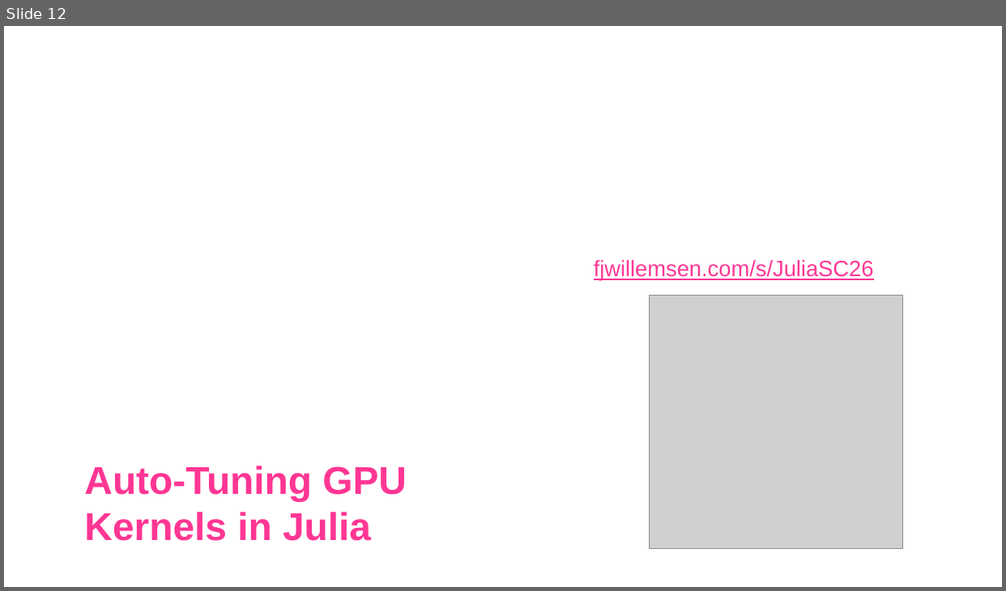
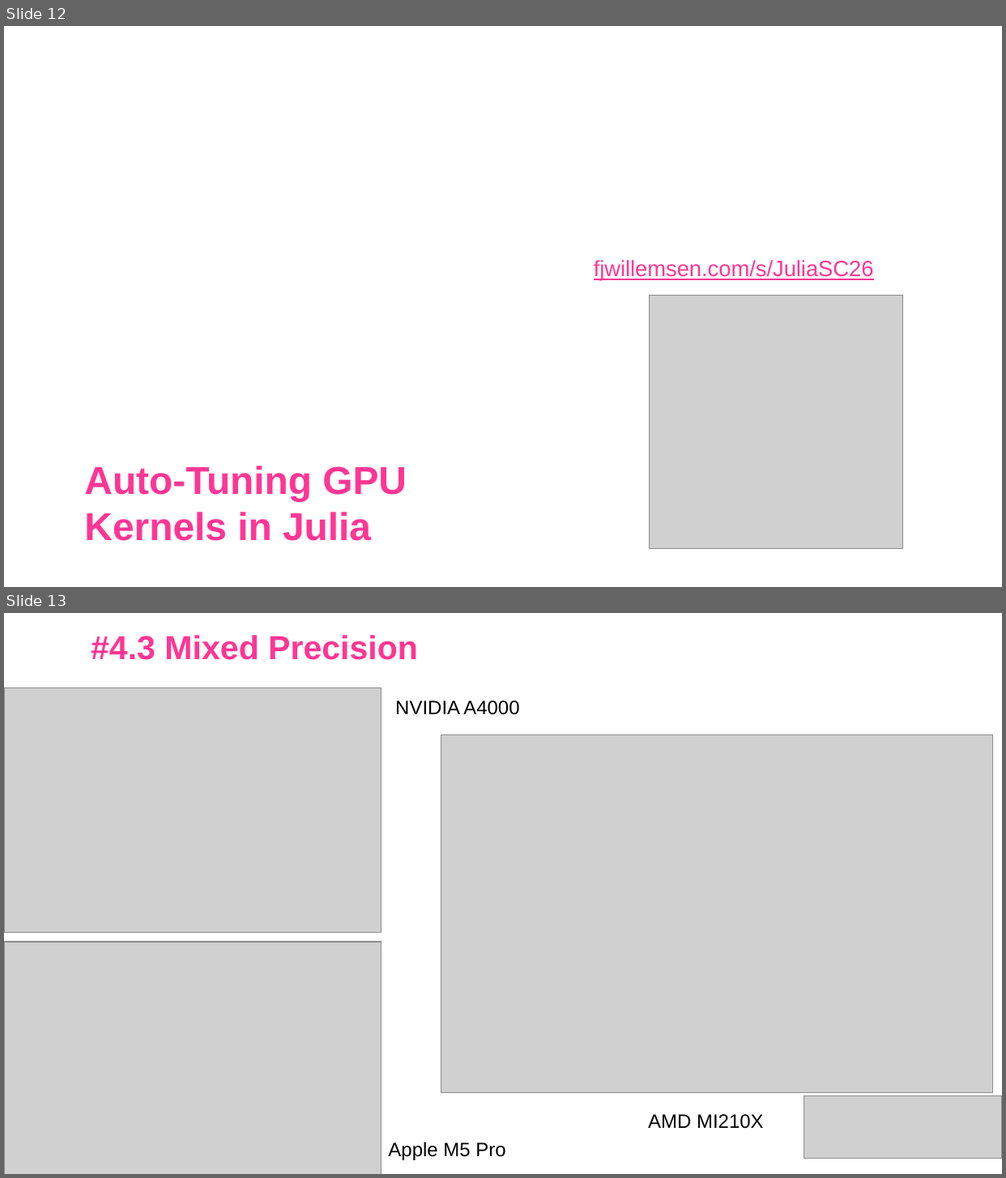
Before and after one commit to JuliaParallel/julia-hpc-tutorial-sc26, a slide deck: 02-Parallel-Programming/KernelTuner/presentation/slides.pptx. Shown one above the other, each under a label of ours: slide 12 before the commit, slides 12 and 13 after it. The pictures are 1006x591 and 1006x1178 pixels, drawn with LibreOffice and Linux fonts; fonts in the diff are those of the drawing; grey boxes stand for pictures; background and template pictures are left out. Boxes give left, top, right and bottom in pixels: in the first picture for what was removed or moved away, otherwise in the second. Text is boxed around its words. In the diff, an @@ line names an element or a change of style, - is before the commit and + after.

```diff
--- a/02-Parallel-Programming/KernelTuner/presentation/slides.pptx
+++ b/02-Parallel-Programming/KernelTuner/presentation/slides.pptx
@@ slide 13 added at (x1=4, y1=613, x2=1002, y2=1174), background picture (left out) @@
@@ title added at (x1=91, y1=635, x2=418, y2=660), 24 pt, text #FF3694, bold @@
+#4.3 Mixed Precision
@@ picture added at (x1=4, y1=688, x2=381, y2=932) @@
@@ text added at (x1=395, y1=700, x2=519, y2=715), 14 pt, text #000000 @@
+NVIDIA A4000
@@ picture added at (x1=441, y1=735, x2=993, y2=1093) @@
@@ picture added at (x1=4, y1=943, x2=381, y2=1174) @@
@@ picture added at (x1=804, y1=1096, x2=1002, y2=1159) @@
@@ text added at (x1=648, y1=1114, x2=764, y2=1129), 14 pt, text #000000 @@
+AMD MI210X
@@ text added at (x1=388, y1=1142, x2=505, y2=1161), 14 pt, text #000000 @@
+Apple M5 Pro
```
Also in this commit, not shown: 2 slides changed, 3 other slides added, 4 other files.
